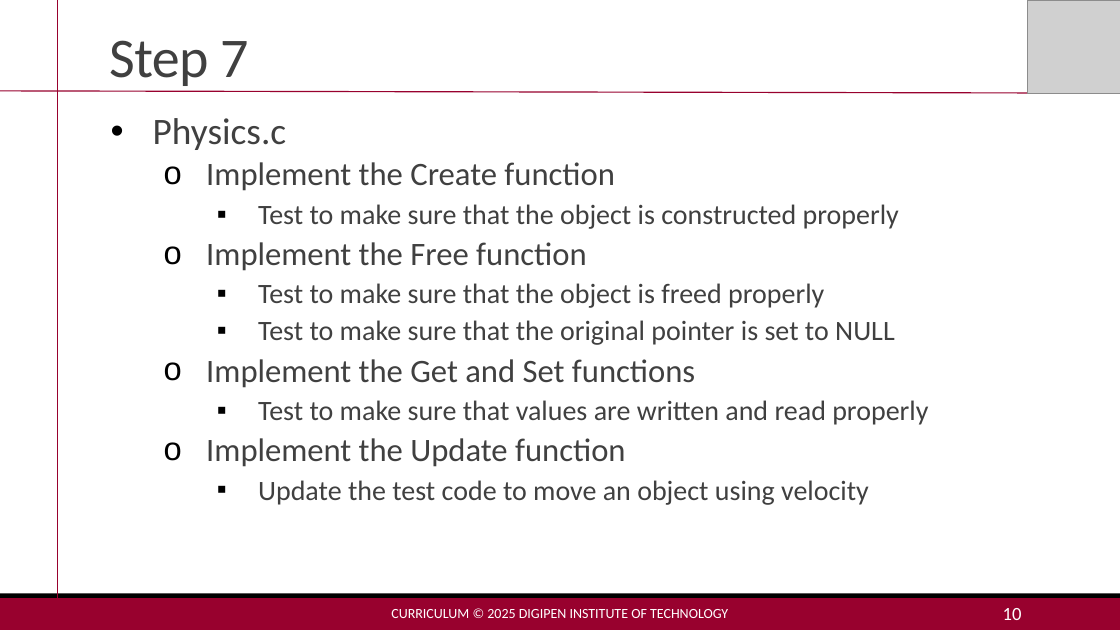
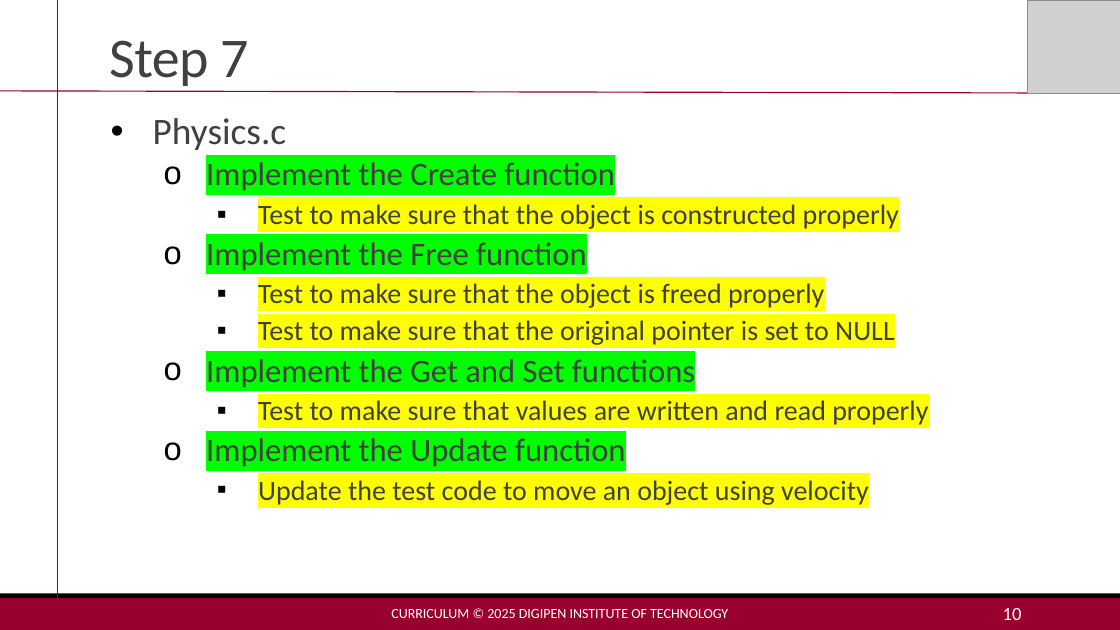
Before and after one commit to MakoJBryant/cs-230-project-game-engine, a slide deck: slide 10 of Project2-Lecture.pptx. Drawn at 1120x630 pixels with LibreOffice and Linux fonts; fonts in the diff are those of the drawing; grey boxes stand for pictures. Boxes give left, top, right and bottom in pixels: in the first picture for what was removed or moved away, otherwise in the second. Text is boxed around its words. In the diff, an @@ line names an element or a change of style, - is before the commit and + after.

```diff
--- a/Project2-Lecture.pptx
+++ b/Project2-Lecture.pptx
@@ text at <box>206,162,928,505</box>: highlight none to #00FF00 in "Implement the Create function", "Implement the Free function", "Implement the Get and Set functions", "Implement the Update function"; highlight none to #FFFF00 in "Test to make sure that the object ...", "Test to make sure that the object ...", "Test to make sure that the original ...", "Test to make sure that values are ..." and 1 more places @@
```
Also in this commit, not shown: 3 other slides changed, 4 other files.
